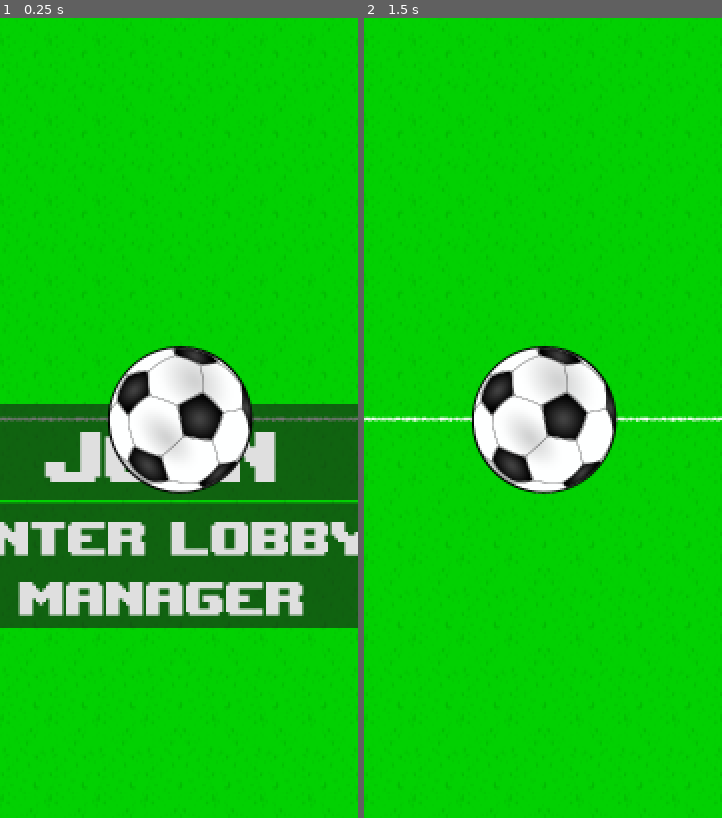
Above: before the commit, frames 1-2 (left to right).
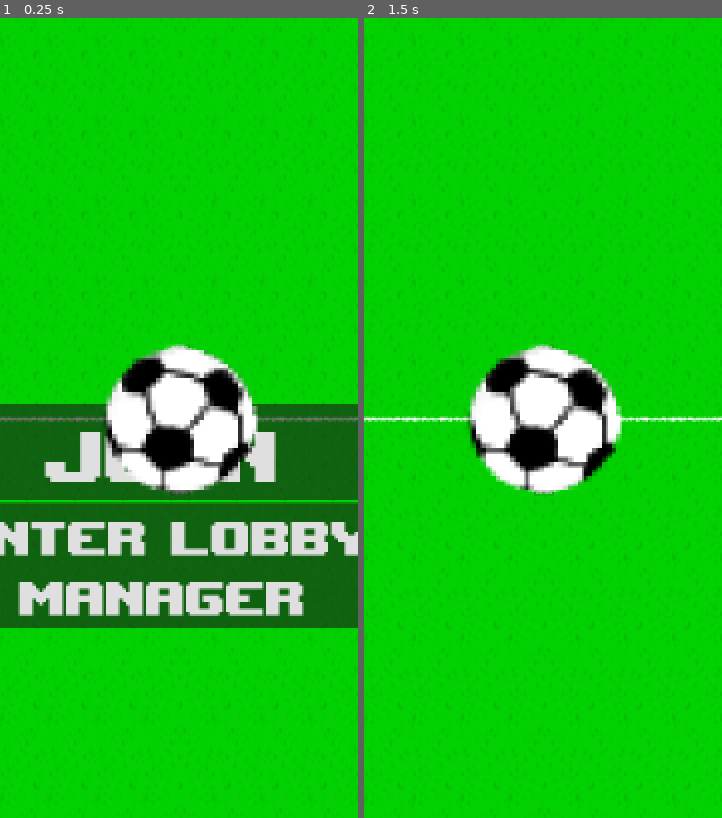
Above: after the commit, the same moments.

Repository: i-ideamama/Arena-Game
Game: Godot game, scene res://Scenes/Lobby.tscn
Two runs of this game, one before a commit and one after it. Both use one fixed random seed, a clock stepped at 60 frames per second and the inputs below. The engine's default icon, where the game draws it, is replaced by a stand-in: a white triangle on a blue panel in a dark square.
Inputs (mouse positions are % of the whole screen's width and height, from its top left):
- Up to frame 1 (0.25 s): no input
- Up to frame 2 (1.5 s): click "ENTER LOBBY MANAGER" at 0.5 s; tap Enter at 1.25 s; move the mouse to (72, 45) at 1.27 s; click (72, 45) at 1.42 s
The pictures show only the part of the screen within x 25-75%, y 25-75%; the shares and areas given below are measured in that part.

The runs differ from the first frame. In frame 1, 4.5% of the frame differs, in the area x 29-73%, y 40-60%; in frame 2, 4.5%, in the area x 28-73%, y 40-60%.

Commit message:
asset update

Diff:
--- a/player-arena-game/Scenes/Lobby.tscn
+++ b/player-arena-game/Scenes/Lobby.tscn
@@ -1,8 +1,9 @@
-[gd_scene load_steps=4 format=3 uid="uid://dwsf0dhtjb1l3"]
+[gd_scene load_steps=5 format=3 uid="uid://dwsf0dhtjb1l3"]
 
 [ext_resource type="Script" path="res://Scripts/lobby.gd" id="1_jald8"]
 [ext_resource type="FontFile" uid="uid://cfxxwgg737xhd" path="res://Assets/Fonts/upheavtt.ttf" id="2_3y6tv"]
 [ext_resource type="Texture2D" uid="uid://dsn1fvpw6n03t" path="res://Assets/football-pitch.png" id="2_q1abf"]
+[ext_resource type="Texture2D" uid="uid://ctx8i28rw1e3k" path="res://Assets/field.png" id="4_dyptj"]
 
 [node name="Lobby" type="Control"]
 layout_mode = 3
@@ -121,6 +122,14 @@
 scale = Vector2(1.2, 2)
 texture = ExtResource("2_q1abf")
 
+[node name="Sprite2D2" type="Sprite2D" parent="Control2/CenterContainer"]
+visible = false
+z_index = -100
+position = Vector2(540, 1200)
+rotation = 1.5708
+scale = Vector2(3.18, 2.25)
+texture = ExtResource("4_dyptj")
+
 [node name="elapsed_time" type="RichTextLabel" parent="."]
 layout_mode = 0
 offset_left = 317.0
--- a/player-arena-game/Scenes/ball.tscn
+++ b/player-arena-game/Scenes/ball.tscn
@@ -1,8 +1,12 @@
 [gd_scene load_steps=2 format=3 uid="uid://b76b5ispf2h5p"]
 
-[ext_resource type="Texture2D" uid="uid://ckvk8gptmouyc" path="res://Assets/football1.png" id="1_05lqj"]
+[ext_resource type="Texture2D" uid="uid://dk7jfk8l1ubpl" path="res://Assets/ball.png" id="1_5wgmv"]
 
 [node name="ball" type="Node2D"]
+metadata/_edit_vertical_guides_ = [112.0]
+metadata/_edit_horizontal_guides_ = [-112.0]
 
 [node name="Sprite2D" type="Sprite2D" parent="."]
-texture = ExtResource("1_05lqj")
+texture_filter = 1
+scale = Vector2(7.25, 7)
+texture = ExtResource("1_5wgmv")
Binary file added: player-arena-game/Assets/ball.png
Not shown, added: player-arena-game/Assets/ball.png.import
Binary file added: player-arena-game/Assets/field.png
Not shown, added: player-arena-game/Assets/field.png.import
